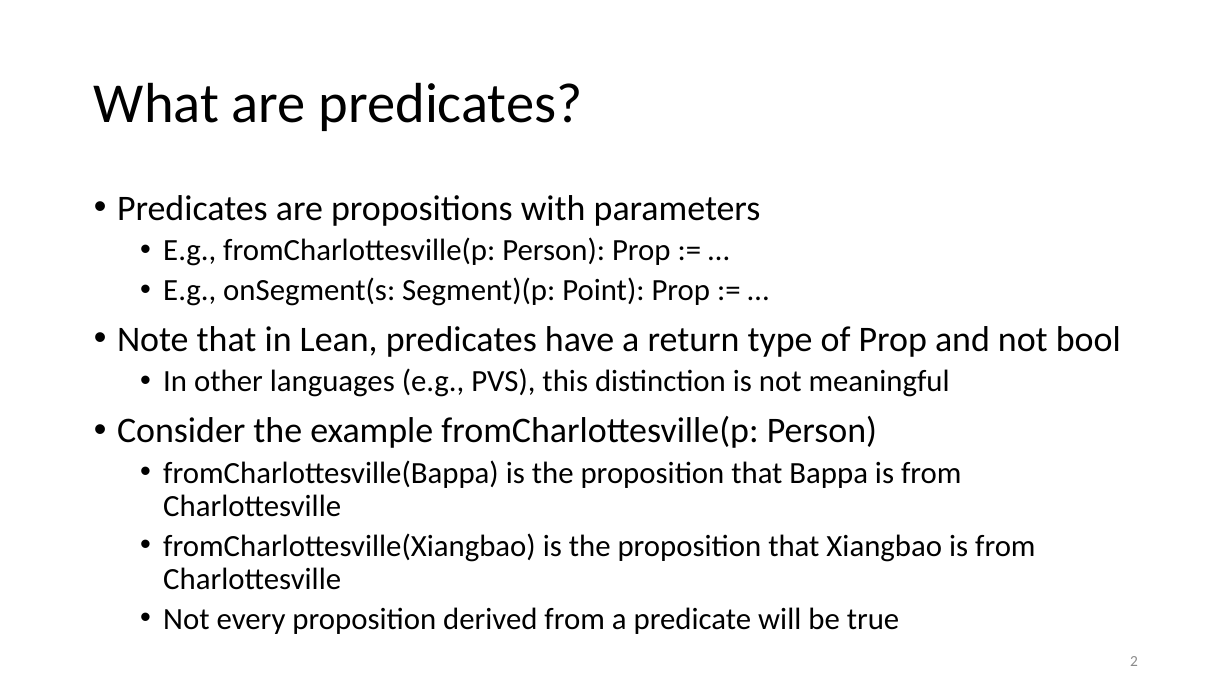
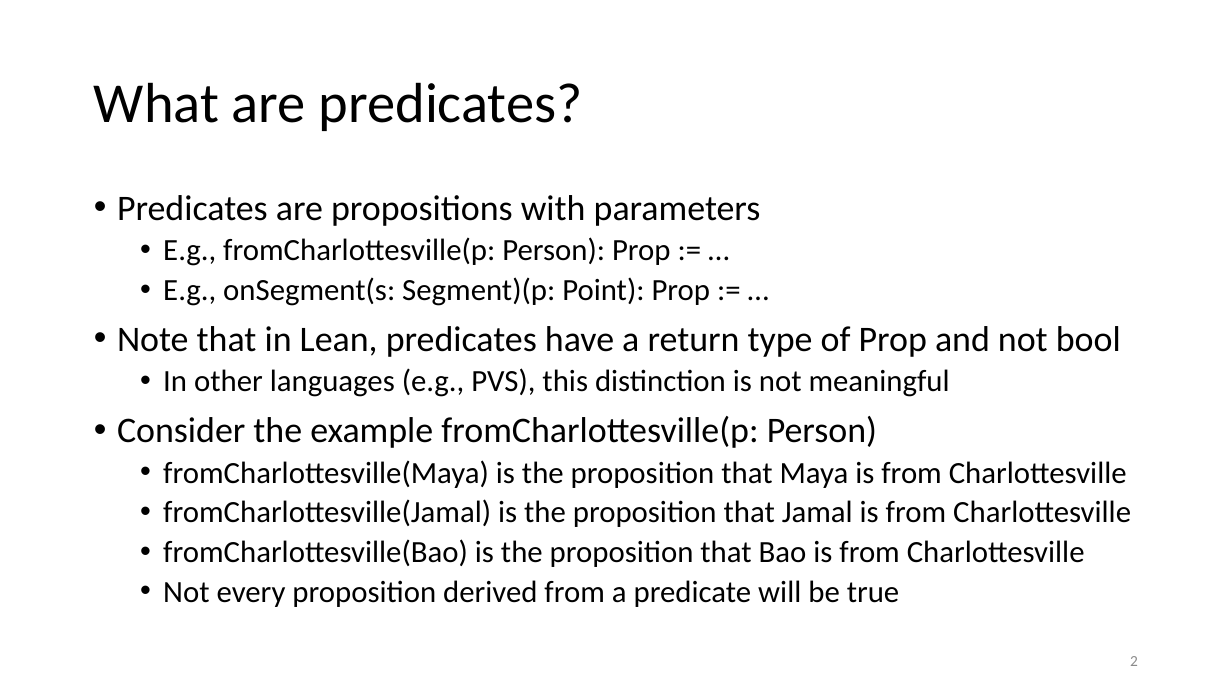
Before and after one commit to kevinsullivan/cs-dm, a slide deck: slide 2 of 10a_Properties/Predicates.pptx. Drawn at 1232x693 pixels with LibreOffice and Linux fonts; fonts in the diff are those of the drawing. Boxes give left, top, right and bottom in pixels: in the first picture for what was removed or moved away, otherwise in the second. Text is boxed around its words. In the diff, an @@ line names an element or a change of style, - is before the commit and + after.

Commit message:
Tweaked slides

```diff
--- a/10a_Properties/Predicates.pptx
+++ b/10a_Properties/Predicates.pptx
@@ text at (x1=163, y1=460, x2=1131, y2=567): text changed @@
-  • fromCharlottesville(Bappa) is the proposition that Bappa is from Charlottesville
-  • fromCharlottesville(Xiangbao) is the proposition that Xiangbao is from Charlottesville
+  • fromCharlottesville(Maya) is the proposition that Maya is from Charlottesville
+  • fromCharlottesville(Jamal) is the proposition that Jamal is from Charlottesville
+  • fromCharlottesville(Bao) is the proposition that Bao is from Charlottesville
```
